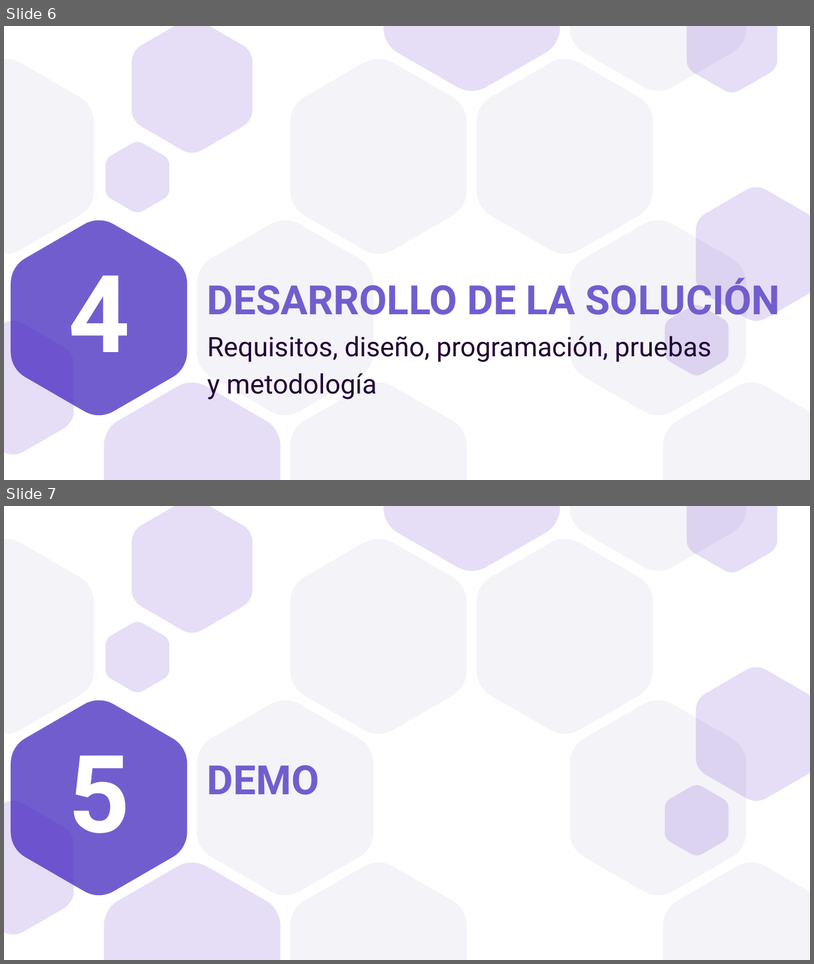
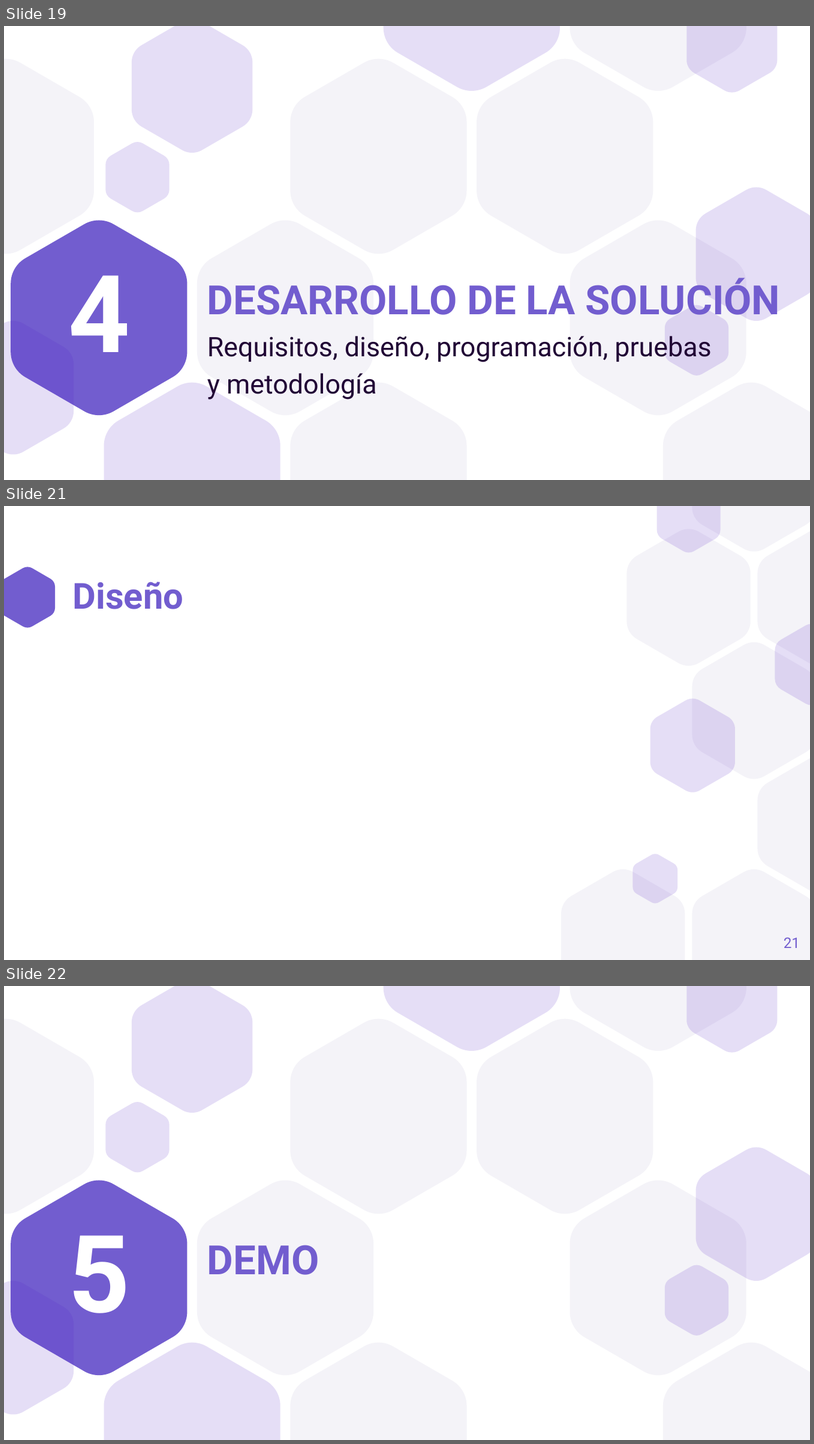
Before and after one commit to a1ex9788/TFG, a slide deck: TFG_AlejandroCarrion.pptx. Shown one above the other, each under a label of ours: slides 6 and 7 before the commit, slides 19, 21 and 22 after it; the slides between them are not shown. The pictures are 814x964 and 814x1444 pixels, drawn with LibreOffice and Linux fonts; fonts in the diff are those of the drawing. Boxes give left, top, right and bottom in pixels: in the first picture for what was removed or moved away, otherwise in the second. Text is boxed around its words. In the diff, an @@ line names an element or a change of style, - is before the commit and + after.

```diff
--- a/TFG_AlejandroCarrion.pptx
+++ b/TFG_AlejandroCarrion.pptx
@@ slide 21 added at (4, 506, 810, 960), background #FFFFFF @@
@@ freeform shape added at (4, 567, 55, 627), fill #725DCF @@
@@ title added at (73, 582, 184, 609), 32 pt, text #725DCF, bold @@
+Diseño
@@ group added at (561, 506, 810, 959): 11 freeform shapes @@
@@ page number added at (784, 937, 800, 948), 13 pt, text #725DCF @@
+21
@@ what was slide 6 is now slide 19 @@
@@ what was slide 7 is now slide 22 @@
```
Also in this commit, not shown: 5 slides changed, 14 other slides added, 1 slide removed.
